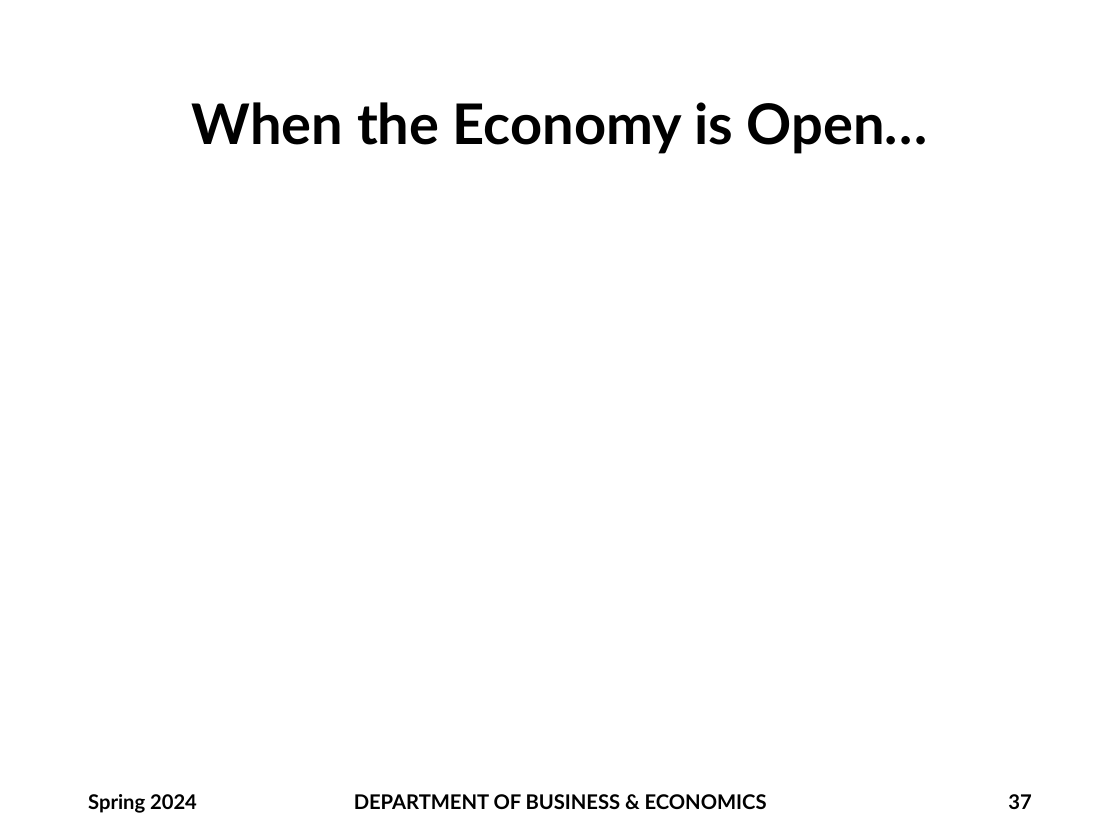
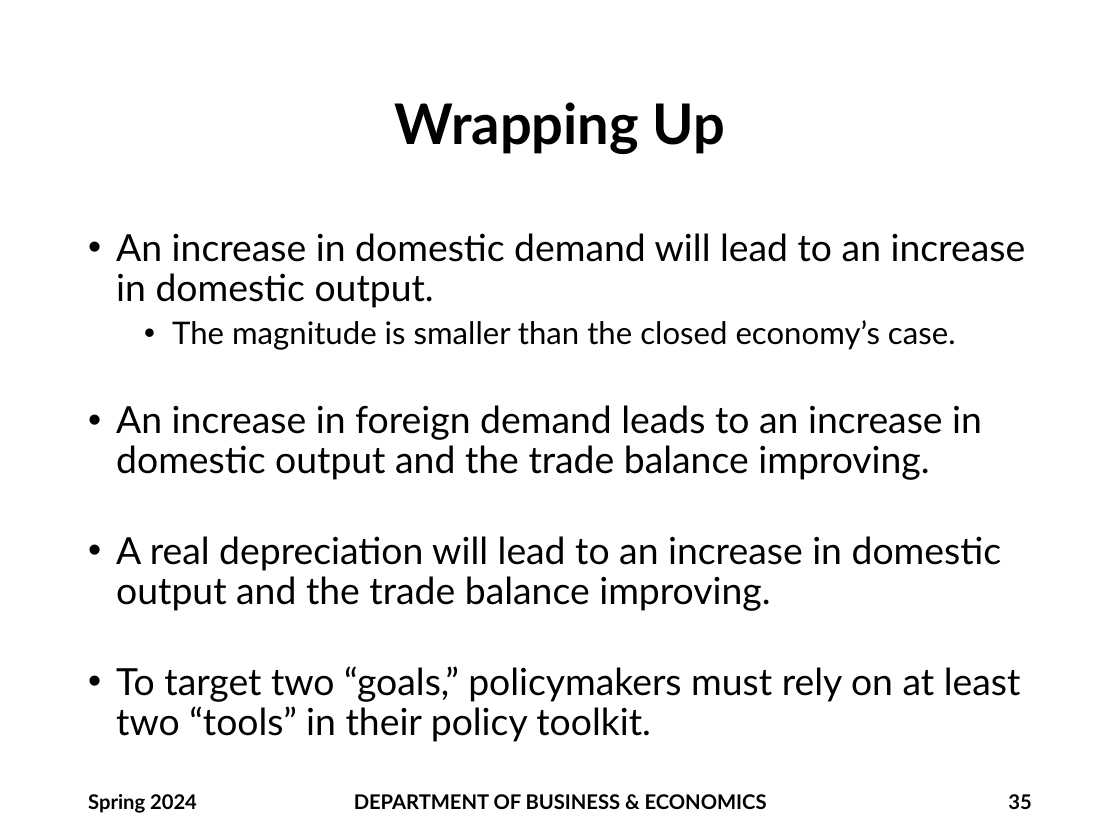
Before and after one commit to brianhwpark/brianhwpark.github.io, a slide deck: slide 35 of files/teaching-resources/monmouthcollege-econ-301/econ-301-s2024/econ-301-s2024-lecture-note/ECON301-S2024-LEC15.pptx (slide 37 before the commit). Drawn at 1120x840 pixels with LibreOffice and Linux fonts; fonts in the diff are those of the drawing; grey boxes stand for pictures; background and template pictures are left out. Boxes give left, top, right and bottom in pixels: in the first picture for what was removed or moved away, otherwise in the second. Text is boxed around its words. In the diff, an @@ line names an element or a change of style, - is before the commit and + after.

```diff
--- a/files/teaching-resources/monmouthcollege-econ-301/econ-301-s2024/econ-301-s2024-lecture-note/ECON301-S2024-LEC15.pptx
+++ b/files/teaching-resources/monmouthcollege-econ-301/econ-301-s2024/econ-301-s2024-lecture-note/ECON301-S2024-LEC15.pptx
@@ title at [395, 102, 725, 154]: text changed @@
-When the Economy is Open…
+Wrapping Up
@@ text added at [116, 233, 1026, 742], 24 pt, text #000000 @@
+• An increase in domestic demand will lead to an increase in domestic output.
+  • The magnitude is smaller than the closed economy’s case.
+• An increase in foreign demand leads to an increase in domestic output and the trade balance improving.
+• A real depreciation will lead to an increase in domestic output and the trade balance improving.
+• To target two “goals,” policymakers must rely on at least two “tools” in their policy toolkit.
@@ page number at [1008, 794, 1031, 809]: text changed @@
-37
+35
```
Also in this commit, not shown: 2 other slides changed, 2 slides removed, 2 other files.
